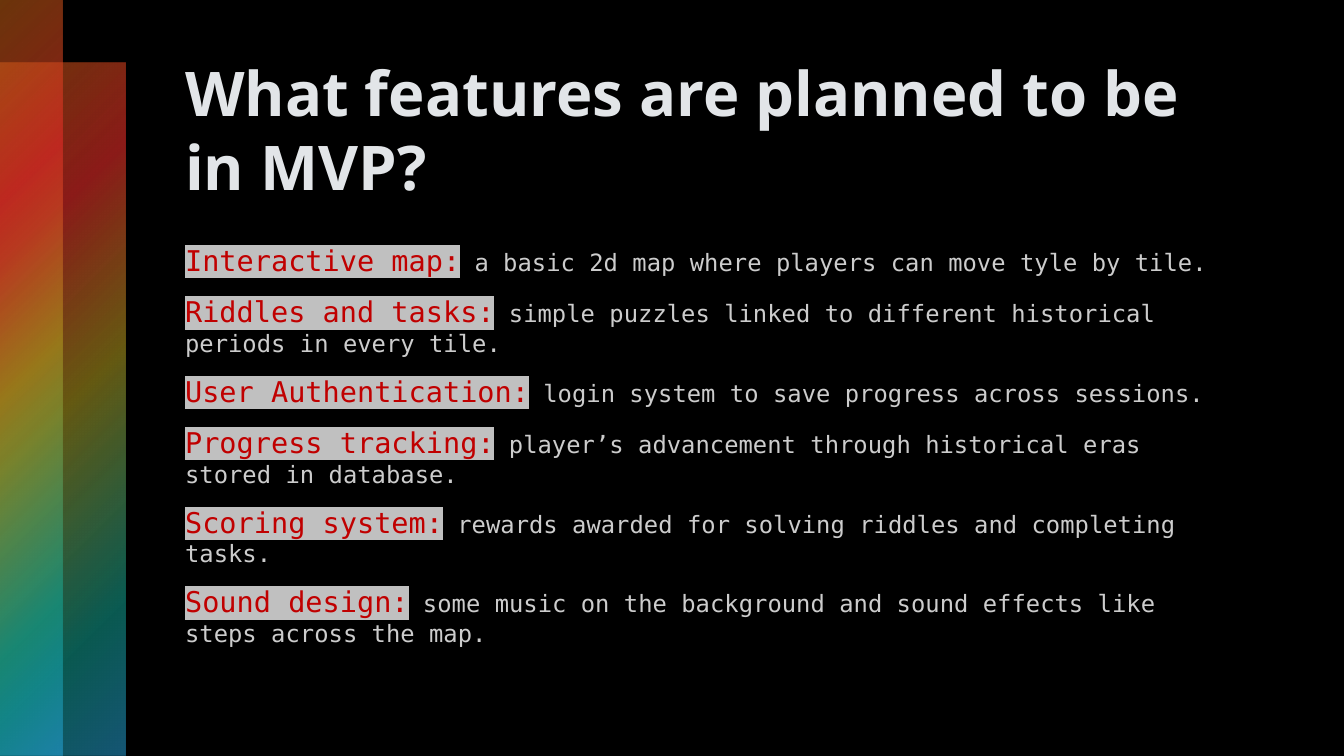
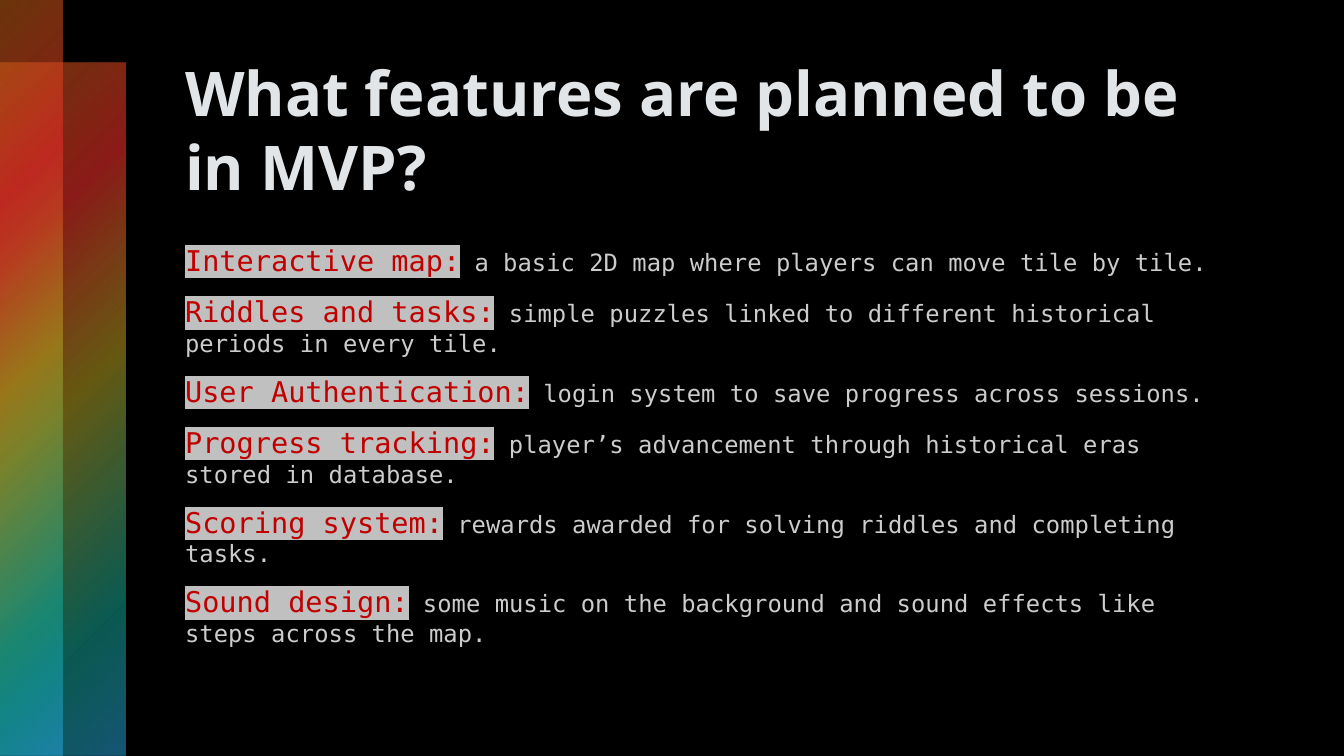
Before and after one commit to stabjana/team2, a slide deck: slide 5 of project_design/Project_presentation_v1.pptx. Drawn at 1344x756 pixels with LibreOffice and Linux fonts; fonts in the diff are those of the drawing. Boxes give left, top, right and bottom in pixels: in the first picture for what was removed or moved away, otherwise in the second. Text is boxed around its words. In the diff, an @@ line names an element or a change of style, - is before the commit and + after.

```diff
--- a/project_design/Project_presentation_v1.pptx
+++ b/project_design/Project_presentation_v1.pptx
@@ text at bbox=[185, 249, 1207, 277]: text changed @@
-Interactive map: a basic 2d map where players can move tyle by tile.
+Interactive map: a basic 2D map where players can move tile by tile.
```
Also in this commit, not shown: 6 other slides changed, 3 other files.
